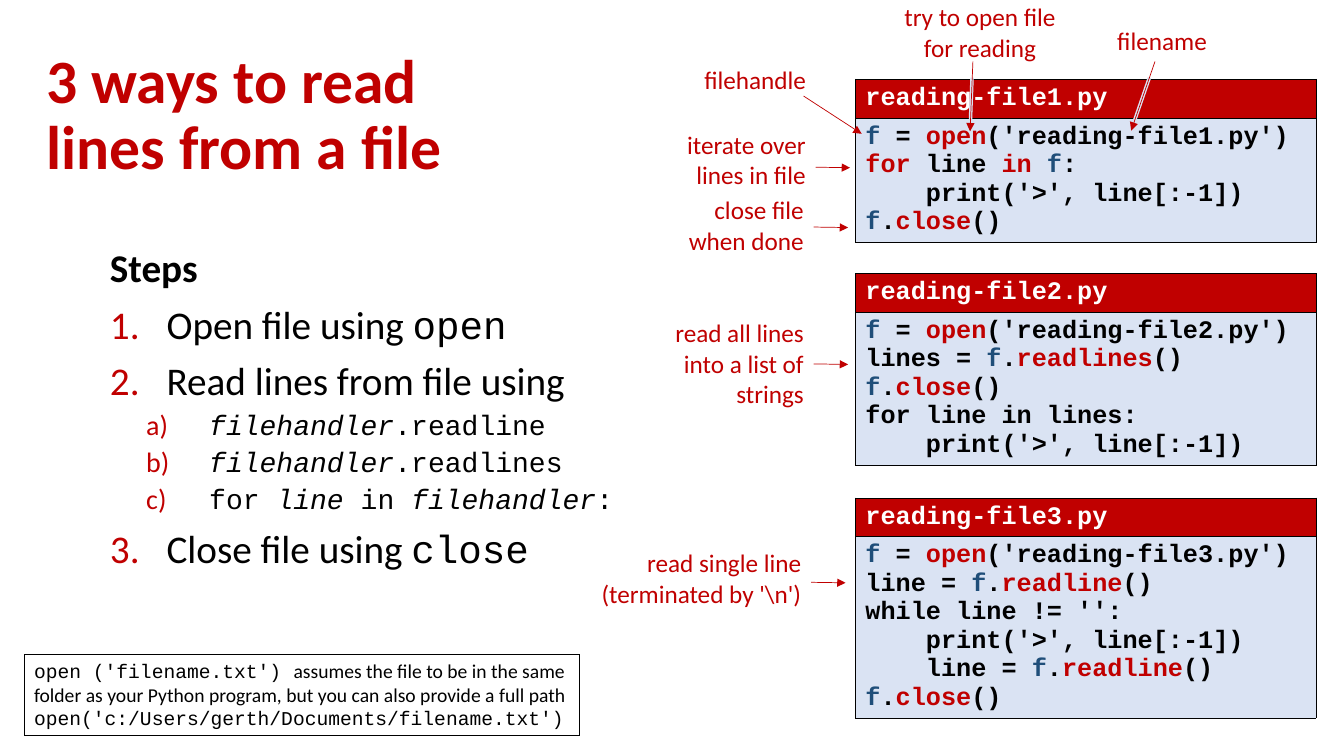
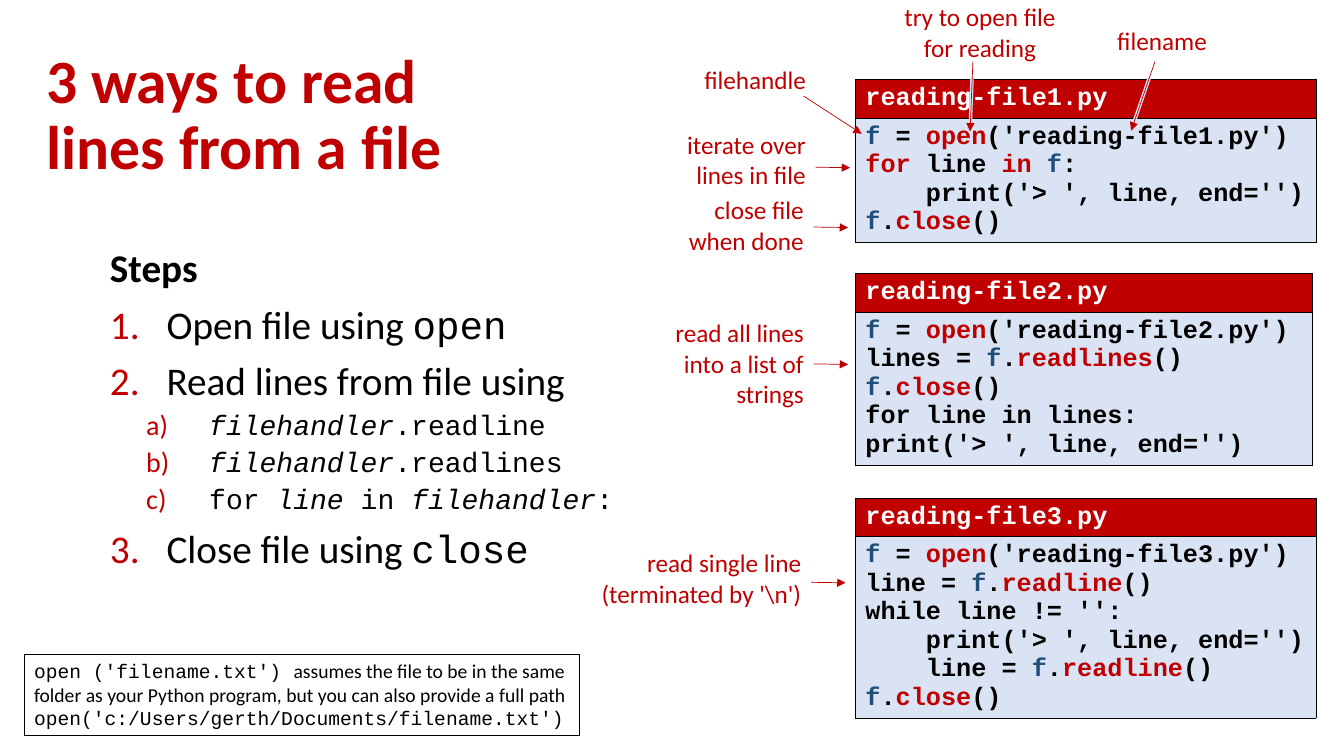
Before and after one commit to gsbrodal/gsbrodal.github.io, a slide deck: slide 20 of ipsa/slides/exceptions.pptx. Drawn at 1344x756 pixels with LibreOffice and Linux fonts; fonts in the diff are those of the drawing. Boxes give left, top, right and bottom in pixels: in the first picture for what was removed or moved away, otherwise in the second. Text is boxed around its words. In the diff, an @@ line names an element or a change of style, - is before the commit and + after.

```diff
--- a/ipsa/slides/exceptions.pptx
+++ b/ipsa/slides/exceptions.pptx
@@ table at (856,80,1317,251) @@
-row 2, column 1: f = open('reading-file1.py') / for line in f: / print('>', line[:-1]) / f.close()
+row 2, column 1: f = open('reading-file1.py') / for line in f: / print('> ', line, end='') f.close()
@@ table at (856,273,1313,475) @@
-row 2, column 1: f = open('reading-file2.py') / lines = f.readlines() f.close() / for line in lines: / print('>', line[:-1])
+row 2, column 1: f = open('reading-file2.py') / lines = f.readlines() f.close() / for line in lines: / print('> ', line, end='')
@@ table: place and size @@
-table at (856,273,1317,475)
+table at (856,273,1313,475)
@@ table at (856,498,1317,730) @@
-row 2, column 1: f = open('reading-file3.py') / line = f.readline() / while line != '': / print('>', line[:-1]) / line = f.readline() / f.close()
+row 2, column 1: f = open('reading-file3.py') / line = f.readline() / while line != '': / print('> ', line, end='') / line = f.readline() / f.close()
```
Also in this commit, not shown: 11 other slides changed, 6 other files.
